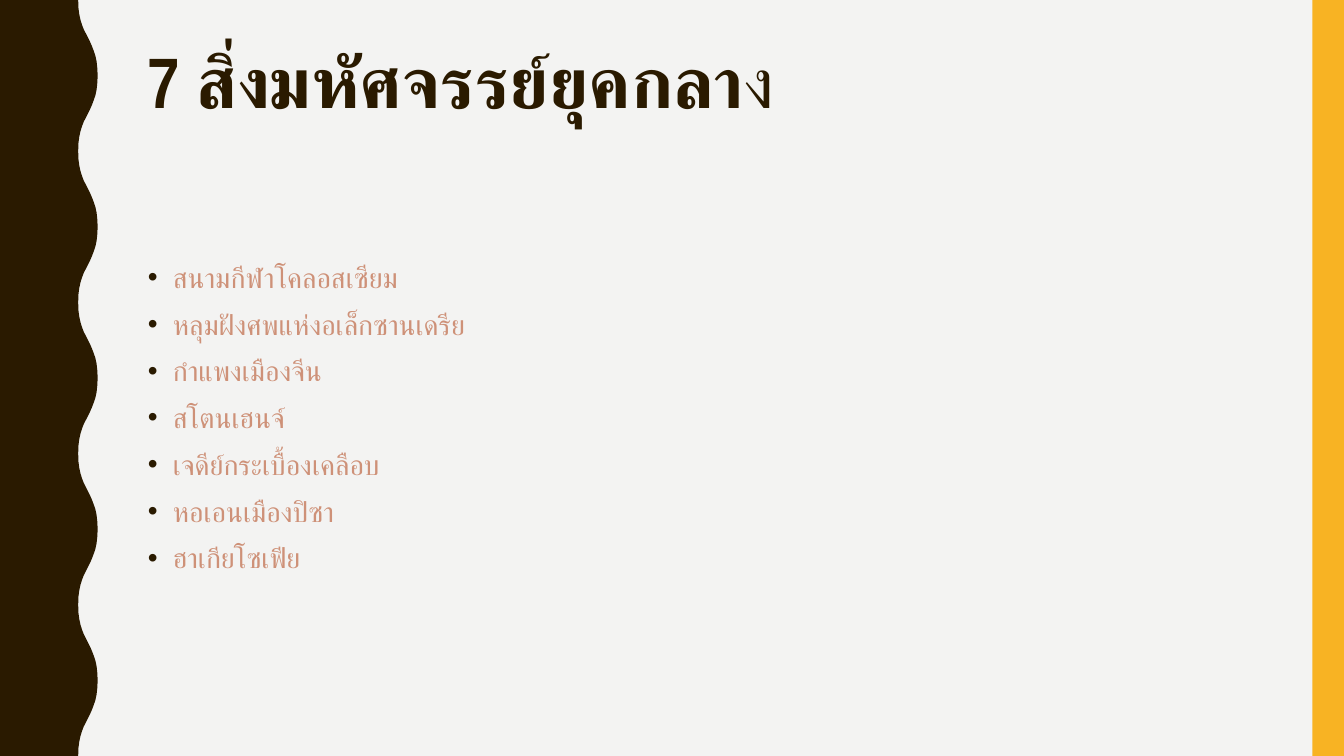
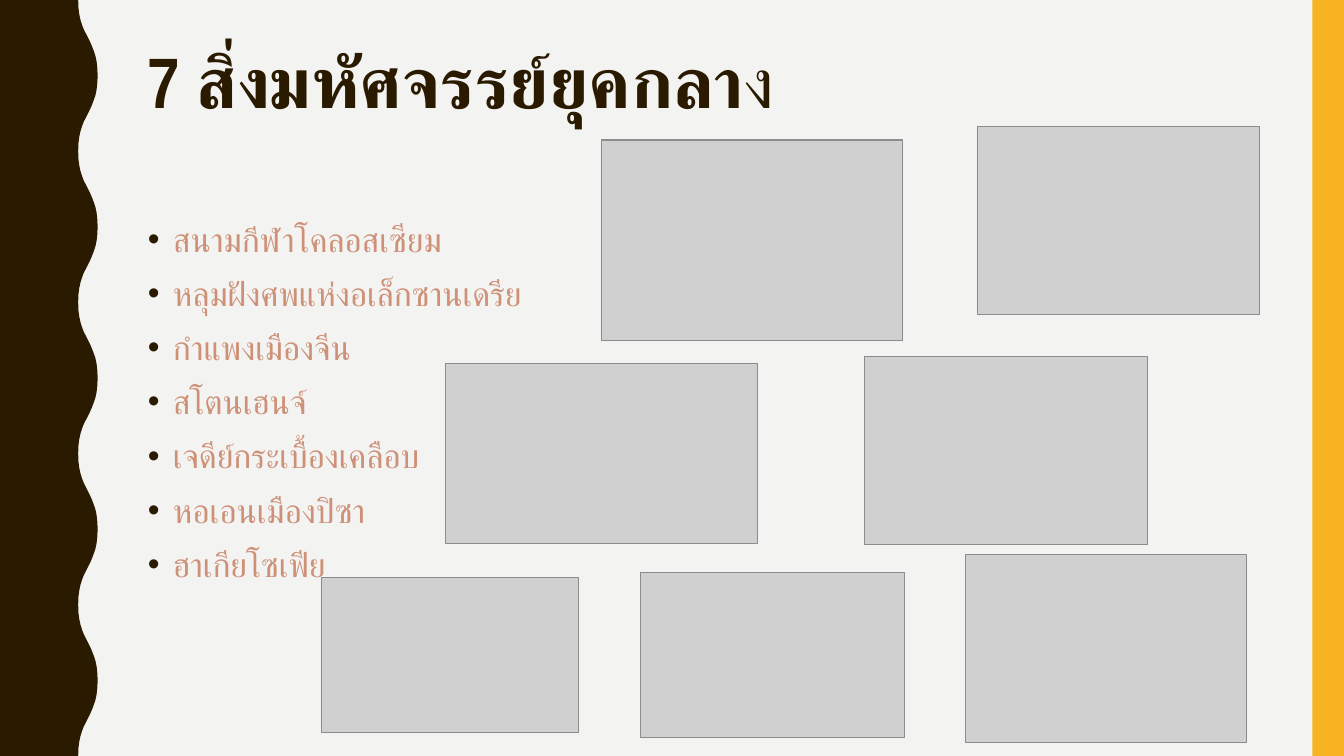
Before and after one commit to it61070256/7wonders, a slide deck: slide 4 of 7wonder.ppt (slide 5 before the commit). Drawn at 1344x756 pixels with LibreOffice and Linux fonts; fonts in the diff are those of the drawing; grey boxes stand for pictures. Boxes give left, top, right and bottom in pixels: in the first picture for what was removed or moved away, otherwise in the second. Text is boxed around its words. In the diff, an @@ line names an element or a change of style, - is before the commit and + after.

```diff
--- a/7wonder.ppt
+++ b/7wonder.ppt
@@ picture added at bbox=[601, 140, 903, 341] @@
@@ picture added at bbox=[976, 127, 1259, 314] @@
@@ text "สนามกีฬาโคลอสเซียม": place and size @@
-text "สนามกีฬาโคลอสเซียม" at bbox=[173, 266, 465, 568]
+text "สนามกีฬาโคลอสเซียม" at bbox=[173, 226, 521, 586]
@@ text "สนามกีฬาโคลอสเซียม" at bbox=[173, 226, 521, 586]: size 20 to 24 pt @@
@@ picture added at bbox=[863, 356, 1147, 544] @@
@@ picture added at bbox=[445, 364, 757, 544] @@
@@ picture added at bbox=[965, 554, 1247, 743] @@
@@ picture added at bbox=[321, 577, 578, 732] @@
@@ picture added at bbox=[640, 572, 904, 736] @@
```
Also in this commit, not shown: 3 other slides changed, 1 slide added, 1 slide removed, 1 other file.
